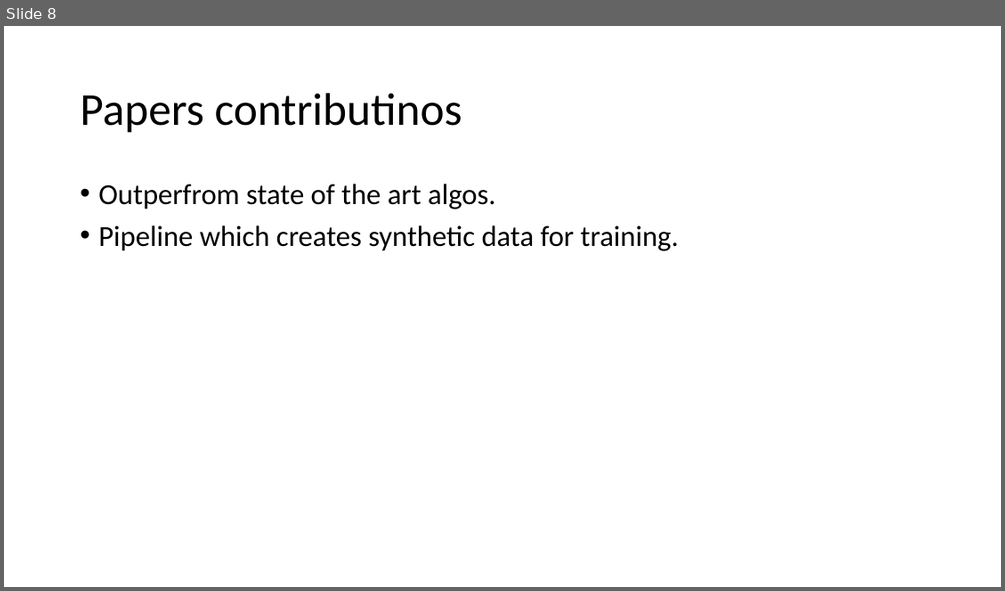
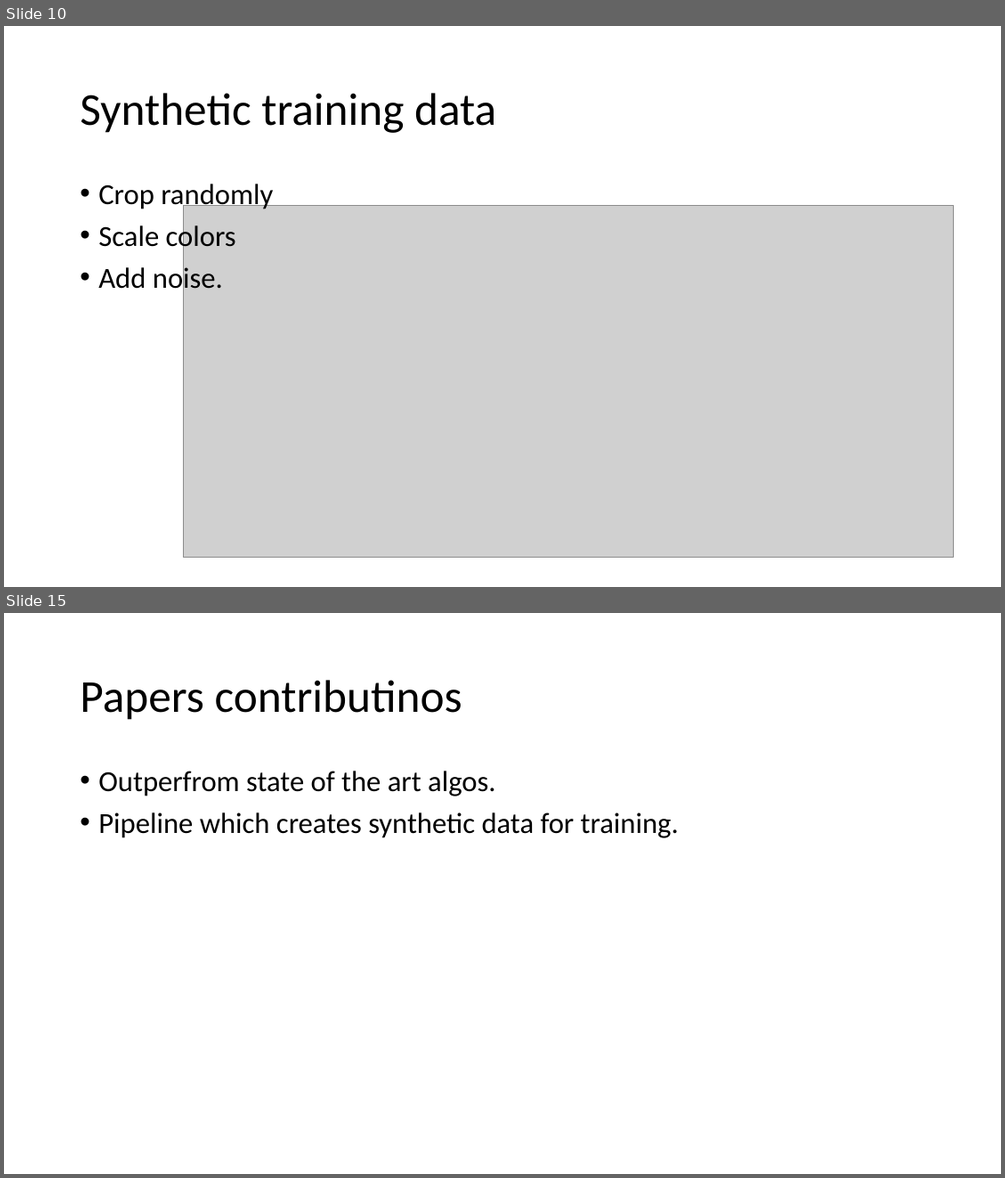
Before and after one commit to zhanglijian/DIP_Project, a slide deck: Burst Denoising with Kernel Prediction Networks.pptx. Shown one above the other, each under a label of ours: slide 8 before the commit, slides 10 and 15 after it; the slides between them are not shown. The pictures are 1005x591 and 1005x1178 pixels, drawn with LibreOffice and Linux fonts; fonts in the diff are those of the drawing; grey boxes stand for pictures. Boxes give left, top, right and bottom in pixels: in the first picture for what was removed or moved away, otherwise in the second. Text is boxed around its words. In the diff, an @@ line names an element or a change of style, - is before the commit and + after.

```diff
--- a/Burst Denoising with Kernel Prediction Networks.pptx
+++ b/Burst Denoising with Kernel Prediction Networks.pptx
@@ slide 10 added at (x1=4, y1=26, x2=1001, y2=587), background #FFFFFF @@
@@ title added at (x1=80, y1=93, x2=496, y2=133), 44 pt, text #000000 @@
+Synthetic training data
@@ text added at (x1=98, y1=184, x2=273, y2=295), 28 pt, text #000000 @@
+• Crop randomly
+• Scale colors
+• Add noise.
@@ picture added at (x1=183, y1=206, x2=953, y2=557) @@
@@ what was slide 8 is now slide 15 @@
```
Also in this commit, not shown: 1 slide changed, 6 other slides added.
